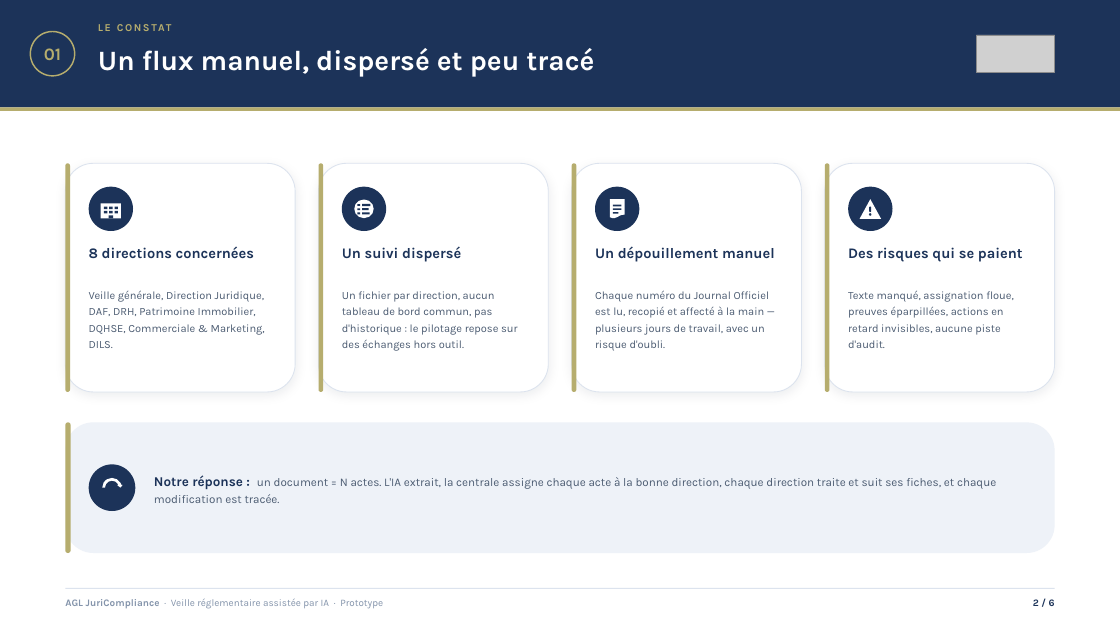
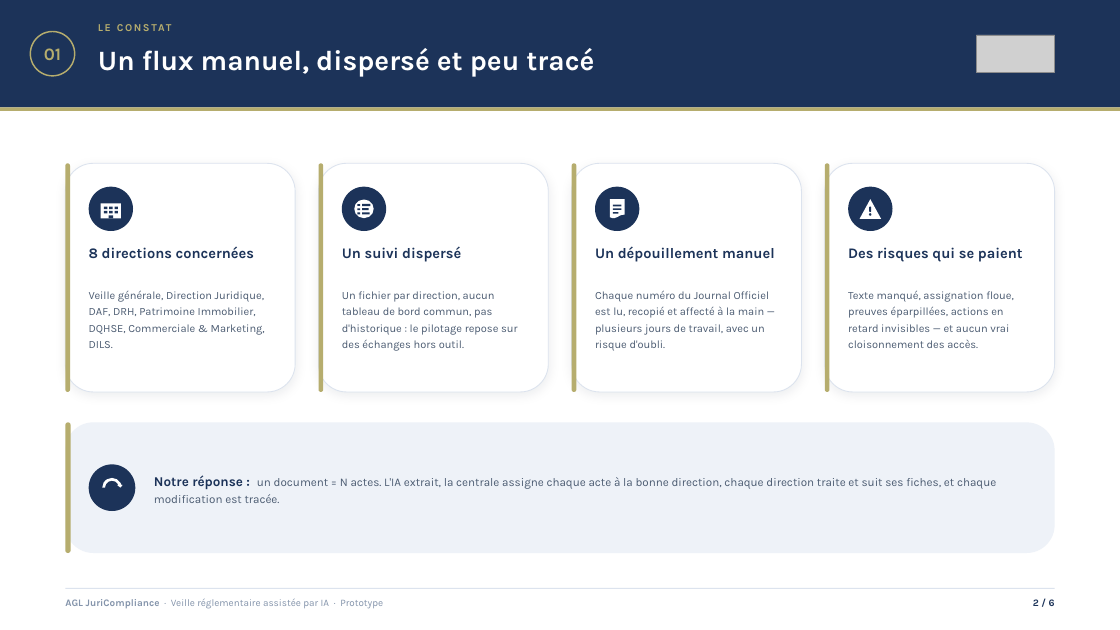
Before and after one commit to Morlis12/juriscan, a slide deck: slide 2 of AGL-JuriCompliance-Presentation.pptx. Drawn at 1120x630 pixels with LibreOffice and Linux fonts; fonts in the diff are those of the drawing; grey boxes stand for pictures. Boxes give left, top, right and bottom in pixels: in the first picture for what was removed or moved away, otherwise in the second. Text is boxed around its words. In the diff, an @@ line names an element or a change of style, - is before the commit and + after.

```diff
--- a/AGL-JuriCompliance-Presentation.pptx
+++ b/AGL-JuriCompliance-Presentation.pptx
@@ text at (x1=848, y1=290, x2=1014, y2=348): text changed @@
-Texte manqué, assignation floue, preuves éparpillées, actions en retard invisibles, aucune piste d'audit.
+Texte manqué, assignation floue, preuves éparpillées, actions en retard invisibles — et aucun vrai cloisonnement des accès.
```
Also in this commit, not shown: 5 other slides changed, 10 other files.
